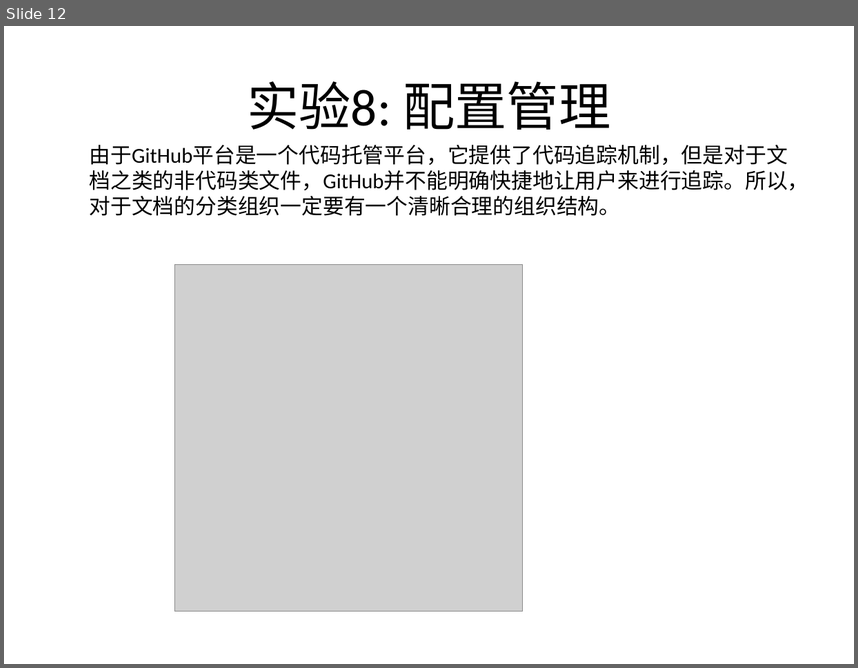
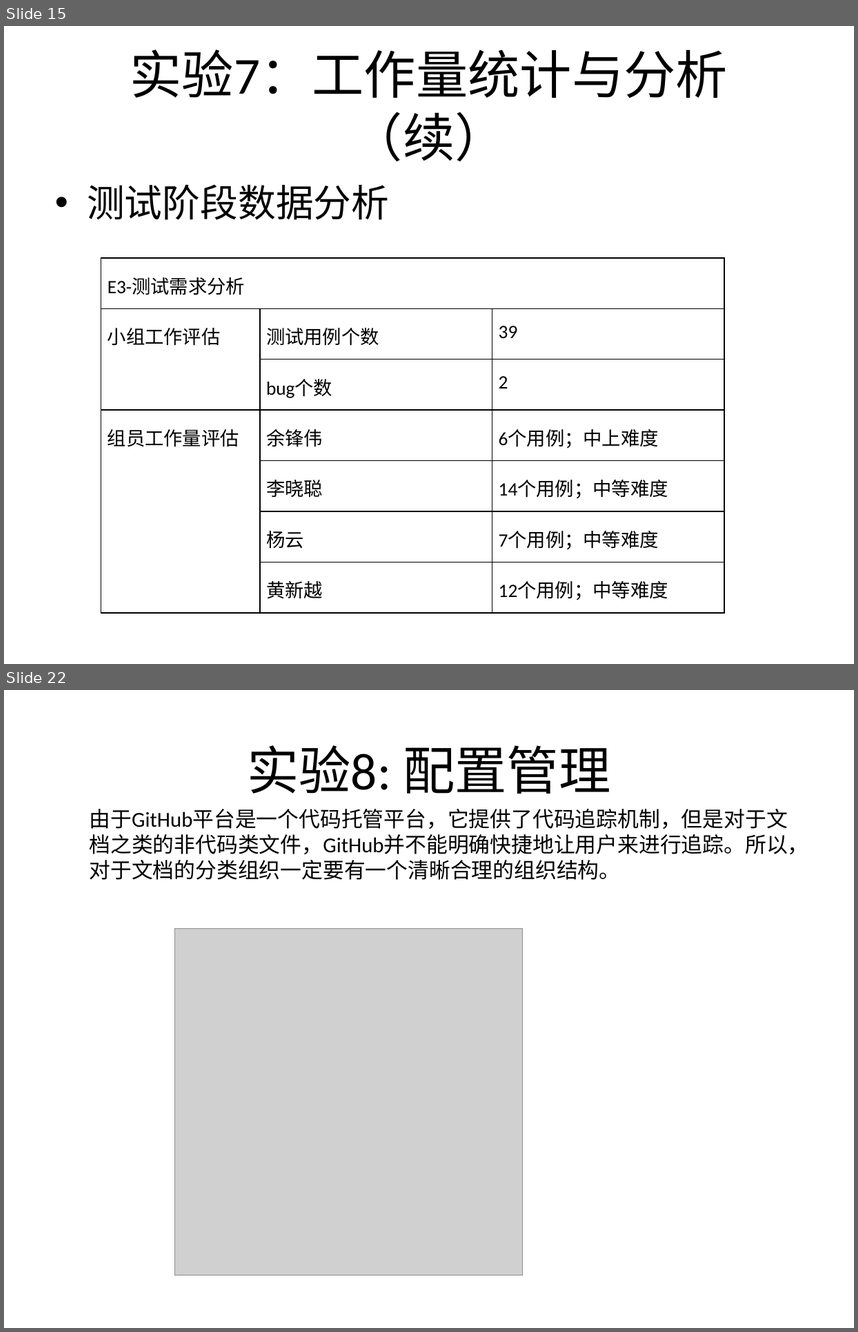
Before and after one commit to bhsei/16TeamC, a slide deck: 2.项目PPT/十七周-项目总结.pptx. Shown one above the other, each under a label of ours: slide 12 before the commit, slides 15 and 22 after it; the slides between them are not shown. The pictures are 858x668 and 858x1332 pixels, drawn with LibreOffice and Linux fonts; fonts in the diff are those of the drawing; grey boxes stand for pictures. Boxes give left, top, right and bottom in pixels: in the first picture for what was removed or moved away, otherwise in the second. Text is boxed around its words. In the diff, an @@ line names an element or a change of style, - is before the commit and + after.

```diff
--- a/2.项目PPT/十七周-项目总结.pptx
+++ b/2.项目PPT/十七周-项目总结.pptx
@@ slide 15 added at <box>4,26,854,664</box>, background #FFFFFF @@
@@ title added at <box>130,49,727,161</box>, 44 pt, text #000000 @@
+实验7：工作量统计与分析（续）
@@ text added at <box>87,184,389,220</box>, 32 pt, text #000000 @@
+• 测试阶段数据分析
@@ table added at <box>101,258,724,612</box>, 7 rows, 3 columns @@
+E3-测试需求分析 |  | 
+小组工作评估 | 测试用例个数 | 39
+ | bug个数 | 2
+组员工作量评估 | 余锋伟 | 6个用例；中上难度
+ | 李晓聪 | 14个用例；中等难度
+ | 杨云 | 7个用例；中等难度
+ | 黄新越 | 12个用例；中等难度
@@ what was slide 12 is now slide 22 @@
```
Also in this commit, not shown: 1 slide changed, 13 other slides added, 1 slide removed.
